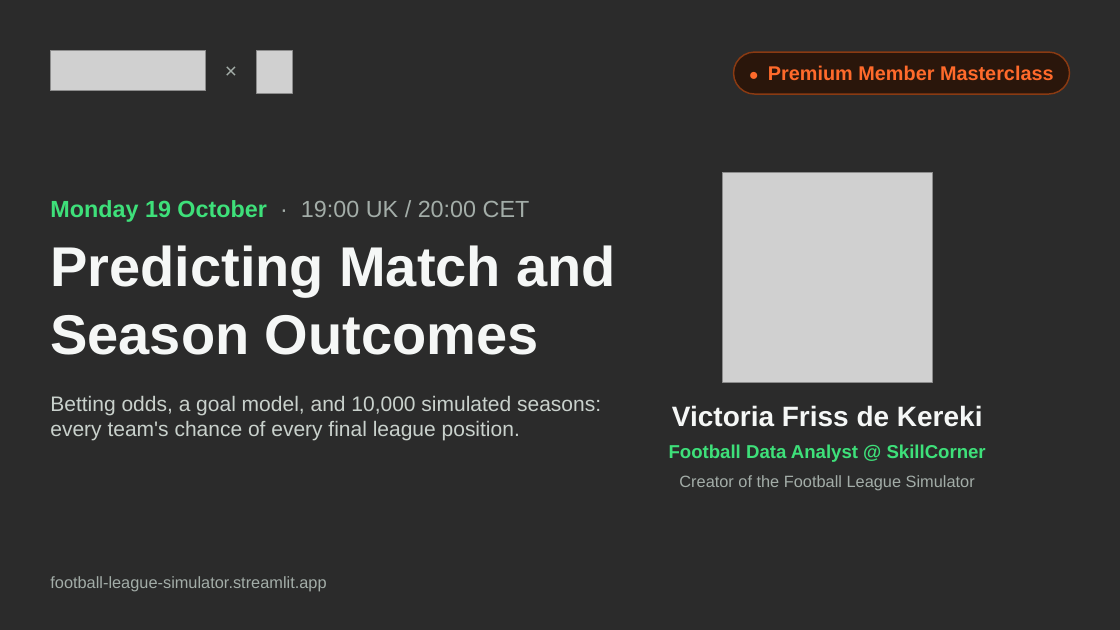
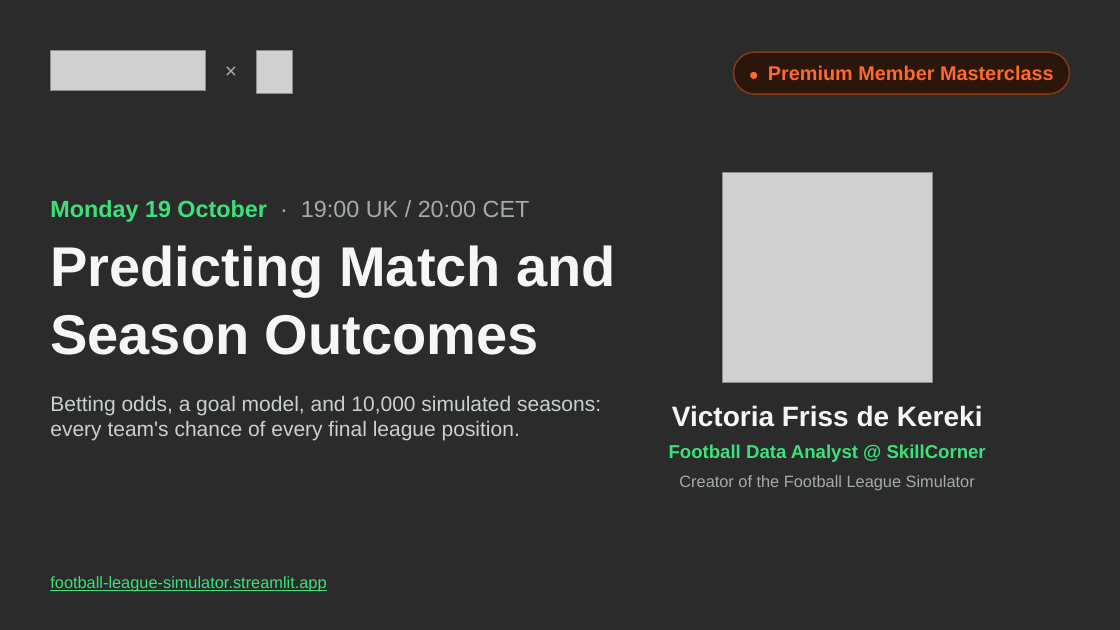
Before and after one commit to vickyfriss/Football-analytics, a slide deck: slide 1 of 202610 - 2 - Football Leagues Masterclass Deck (TGG).pptx. Drawn at 1120x630 pixels with LibreOffice and Linux fonts; fonts in the diff are those of the drawing; grey boxes stand for pictures; background and template pictures are left out; a plain dark background stands for a picture behind light text. Boxes give left, top, right and bottom in pixels: in the first picture for what was removed or moved away, otherwise in the second. Text is boxed around its words. In the diff, an @@ line names an element or a change of style, - is before the commit and + after.

```diff
--- a/202610 - 2 - Football Leagues Masterclass Deck (TGG).pptx
+++ b/202610 - 2 - Football Leagues Masterclass Deck (TGG).pptx
@@ text "football-league-simulator.streamlit.app" at bbox=[50, 576, 326, 591]: text colour #A3ADA8 to #3EE07A, underline on @@
```
Also in this commit, not shown: 3 other slides changed.
